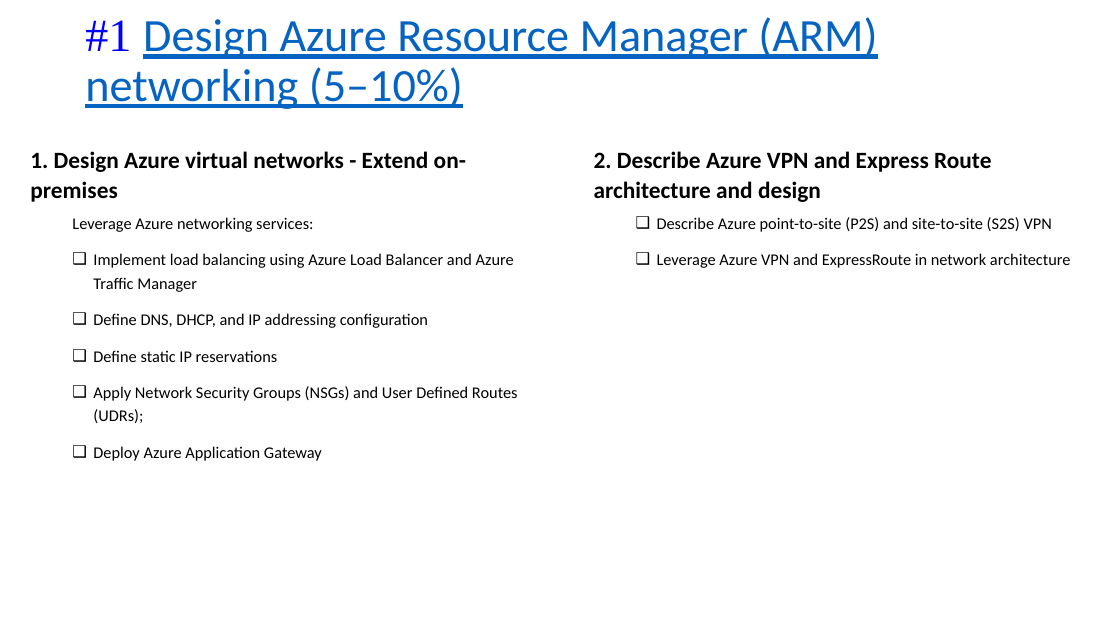
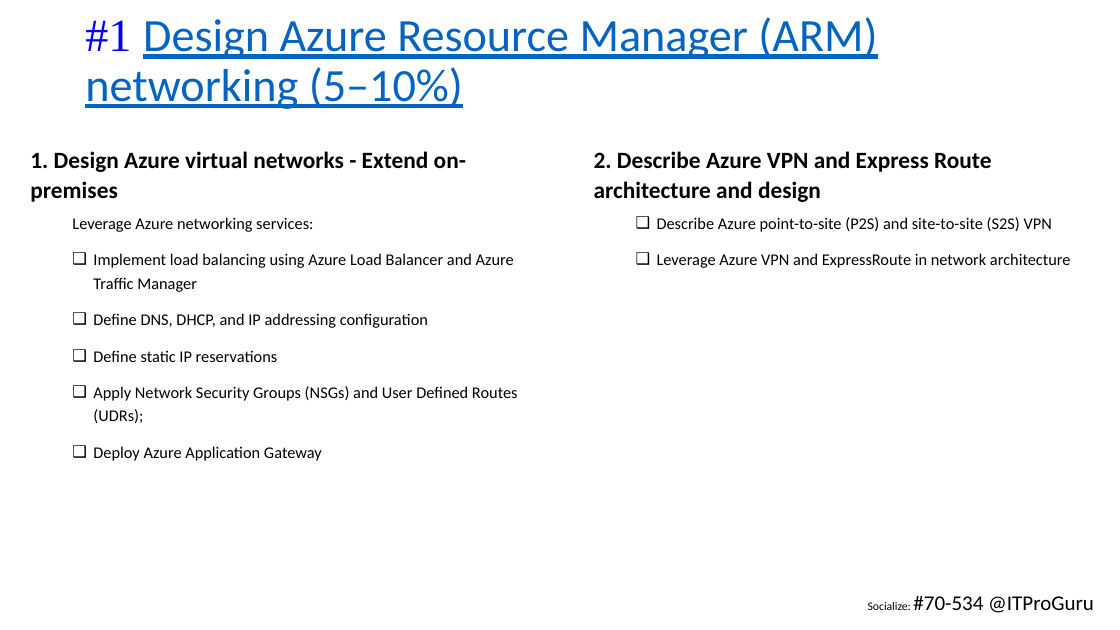
Before and after one commit to dstolts/70-534, a slide deck: slide 3 of Presentations/70-534-Template.potx (slide 4 before the commit). Drawn at 1120x630 pixels with LibreOffice and Linux fonts; fonts in the diff are those of the drawing. Boxes give left, top, right and bottom in pixels: in the first picture for what was removed or moved away, otherwise in the second. Text is boxed around its words. In the diff, an @@ line names an element or a change of style, - is before the commit and + after.

```diff
--- a/Presentations/70-534-Template.potx
+++ b/Presentations/70-534-Template.potx
@@ text added at bbox=[868, 596, 1094, 613], 18 pt, text #000000 @@
+Socialize: #70-534 @ITProGuru
```
Also in this commit, not shown: 8 other slides changed, 3 slides added, 1 slide removed, 4 other files.
